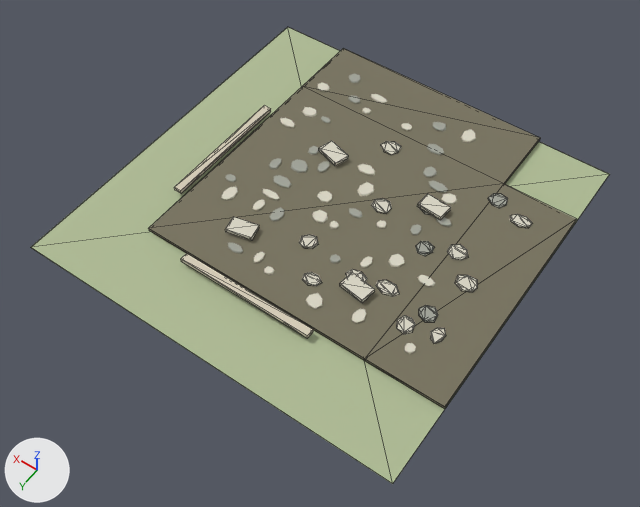
An edit to the glTF model frontend/public/assets/buildings/roads/common_road/common_road_corner_sw_construction.glb, drawn before and after from the same camera.
The view is the same before and after, from a 50 mm camera at (-2.87, 4.16, 5.84) aimed at (-0.12, 0.32, -0.2). Every picture has the same lights, and +X, +Y and +Z are marked at lower left. The first picture is the older version. Mesh edges are drawn as thin lines on the coarser meshes. Where no turn or scale is listed for an object, it has been applied to the vertices. Vertices at exactly the same position are counted once.

Names of what the first picture shows: 'SM_road_connected_surface.101', 'SM_road_grass_tile.101', 'SM_shoulder_edge.098', 'SM_shoulder_edge.099' and 62 more.
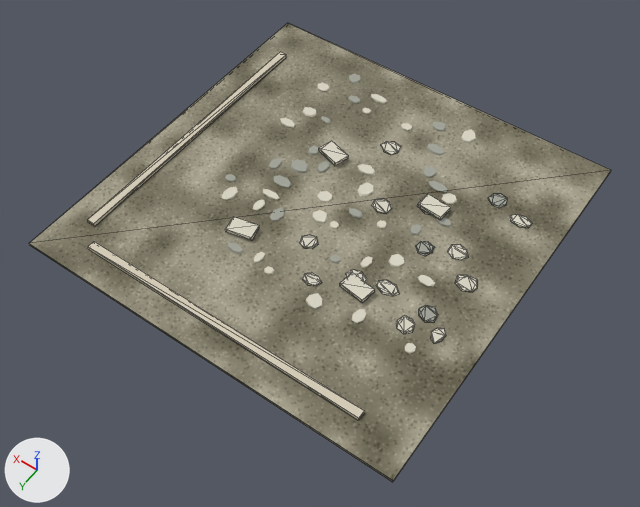
Location of each change, [x1, y1, x2, y2] in pixels of the pictures (640 x 507 px):
```json
{"object": "SM_road_connected_surface.101", "change": "surface changed, reshaped", "before": [148, 48, 577, 409], "after": [29, 23, 611, 482], "on screen": "36% wider, 27% taller"}
{"object": "SM_road_grass_tile.101", "change": "deleted", "before": [31, 27, 609, 484]}
```

The change, as JSON lines over the scene's bpy script:
```json
{"op": "remove", "block": "mat_mat_common_road_surface", "code": "n3 = _N.new('ShaderNodeUVMap'); n3.name = 'UV Map'"}
{"op": "remove", "block": "mat_mat_common_road_surface", "code": "n3.uv_map = 'UVMap.-01'"}
{"block": "mat_mat_common_road_surface", "where": "n2 = _N.new('ShaderNodeTexImage'); n2.name = 'Image Texture'"}
{"op": "remove", "block": "mat_mat_common_road_surface", "code": "_L.new(n3.outputs[0], n2.inputs[0])  # 'UV' to 'Vector'"}
{"block": "me_sm_road_connected_surface_101", "where": "# used by ob_sm_road_connected_surface_101; location = (0.0, 0.0, 0.0)"}
{"op": "remove", "block": "me_sm_road_connected_surface_101", "code": "me_sm_road_connected_surface_101.from_pydata(...)  # 16 vertices, 28 faces; spans x -1.8..1.1, y -1.8..1.1, z 0.03..0.05"}
{"op": "add", "block": "me_sm_road_connected_surface_101", "code": "me_sm_road_connected_surface_101.from_pydata(...)  # 8 vertices, 12 faces; spans x -1.8..1.8, y -1.8..1.8, z 0.03..0.05"}
{"block": "me_sm_road_connected_surface_101", "change": "me_sm_road_connected_surface_101 part 1: the whole mesh is rebuilt"}
{"op": "remove", "block": "ob_sm_road_grass_tile_101", "code": ["ob_sm_road_grass_tile_101 = bpy.data.objects.new('SM_road_grass_tile.101', me_cube_1201)", "ob_sm_road_grass_tile_101.location = (0.0, 0.0, 0.002)"]}
```
